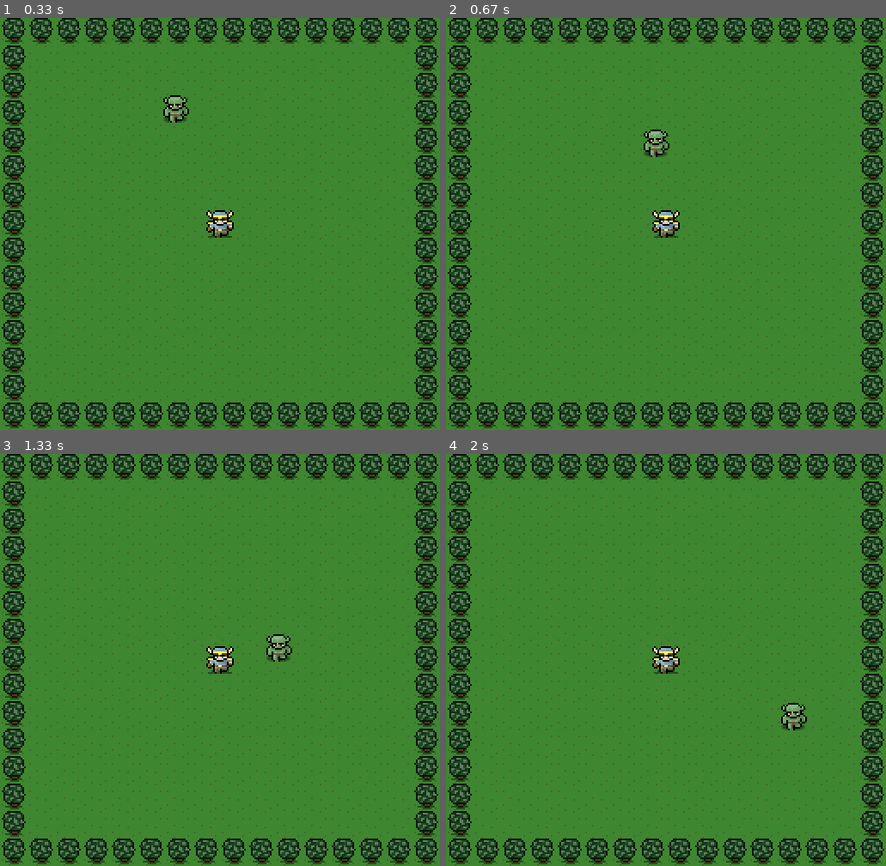
Above: before the commit, frames 1-4 (two rows, left to right).
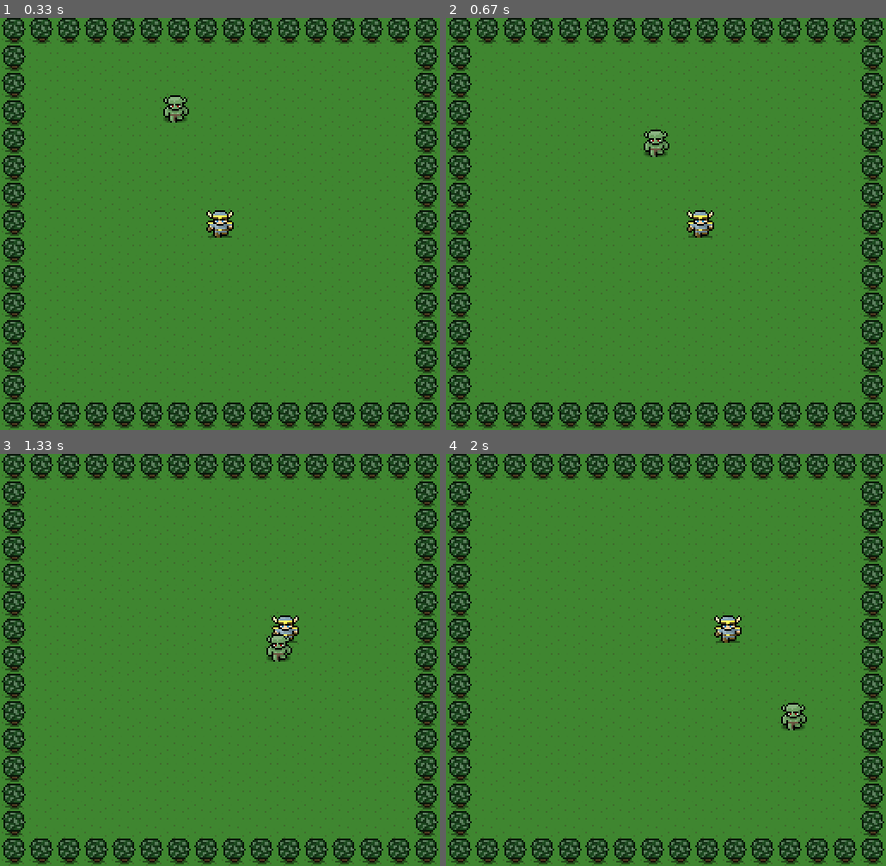
Above: after the commit, the same moments.

Repository: JeremyRoussel/pygame-project
Game: pygame game, started from OOP-base.py
Two runs of this game, one before a commit and one after it. Both use one fixed random seed, a clock stepped at 60 frames per second and the inputs below.
Inputs:
- Up to frame 1 (0.33 s): no input
- Up to frame 2 (0.67 s): hold Right from 0.33 s (still down)
- Up to frame 3 (1.33 s): release Right at 0.8 s; hold Up 0.83-1.13 s; hold Right from 1.17 s (still down)
- Up to frame 4 (2 s): release Right at 1.63 s; hold Left from 1.67 s (still down)

Frame 1 is identical in both runs. In frame 2, 0.7% of the frame differs, in the area x 46-61%, y 46-54%; in frame 3, 0.6%; in frame 4, 0.7%.

Commit message:
hero movement added with keystroke event handling and additional attributes

Diff:
--- a/OOP-base.py
+++ b/OOP-base.py
@@ -18,12 +18,12 @@
 
     def run(self):
         # Game initialization
-
-        # Sprite loading
-        goblin_sp = pygame.image.load('images/goblin.png').convert_alpha()
-        monster_sp = pygame.image.load('images/monster.png').convert_alpha()
-
-
+        #
+        # keys
+        KEY_UP = 273
+        KEY_DOWN = 274
+        KEY_LEFT = 276
+        KEY_RIGHT = 275
 
         # Objects
 
@@ -41,12 +41,33 @@
 
                 # Event handling
 
+                if event.type == pygame.KEYDOWN:
+                    if event.key == KEY_DOWN:
+                        hero.yspd += 2
+                    elif event.key == KEY_UP:
+                        hero.yspd += -2
+                    elif event.key == KEY_LEFT:
+                        hero.xspd += -2
+                    elif event.key == KEY_RIGHT:
+                        hero.xspd += 2
+                if event.type == pygame.KEYUP:
+                    if event.key == KEY_DOWN:
+                        hero.yspd += -2
+                    elif event.key == KEY_UP:
+                        hero.yspd += 2
+                    elif event.key == KEY_LEFT:
+                        hero.xspd += 2
+                    elif event.key == KEY_RIGHT:
+                        hero.xspd += -2
+
+
                 if event.type == pygame.QUIT:
                     stop_game = True
 
 
             # Game logic
             monster.move(2,2)
+            hero.update()
 
             # Draw background - constant
 
--- a/sprites.py
+++ b/sprites.py
@@ -4,6 +4,8 @@
     def __init__(self, x_pos, y_pos):
         self.xpos = x_pos
         self.ypos = y_pos
+        self.xspd = 0
+        self.yspd = 0
 
     def move(self, x_mov, y_mov):
         if x_mov > 0:
@@ -29,12 +31,46 @@
             else:
                 self.ypos += y_mov
 
+    def update(self):
+        x_mov = self.xspd
+        y_mov = self.yspd
+        self.move(x_mov, y_mov)
+
 class Hero(sprites):
     def __init__(self, x_pos, y_pos):
         self.sp = pygame.image.load('images/hero.png').convert_alpha()
         super(Hero, self).__init__(x_pos, y_pos)
 
+    def move(self, x_mov, y_mov):
+        if x_mov > 0:
+            if self.xpos + x_mov > 448:
+                self.xpos = 448
+            else:
+                self.xpos += x_mov
+        elif x_mov < 0:
+            if self.xpos + x_mov < 32:
+                self.xpos = 32
+            else:
+                self.xpos += x_mov
+        if y_mov > 0:
+            # Reset to top if off bottom
+            if self.ypos + y_mov > 416:
+                self.ypos = 416
+            else:
+                self.ypos += y_mov
+        elif y_mov < 0:
+            #Rest to bottom if off top
+            if self.ypos + y_mov < 32:
+                self.ypos = 32
+            else:
+                self.ypos += y_mov
+
 class Monster(sprites):
     def __init__(self, x_pos, y_pos):
         self.sp = pygame.image.load('images/monster.png').convert_alpha()
         super(Monster, self).__init__(x_pos, y_pos)
+
+class Goblin(sprites):
+    def __init__(self, x_pos, y_pos):
+        self.sp = pygame.image.load('images/goblin.png').convert_alpha()
+        super(Goblin, self).__init__(x_pos, y_pos)
